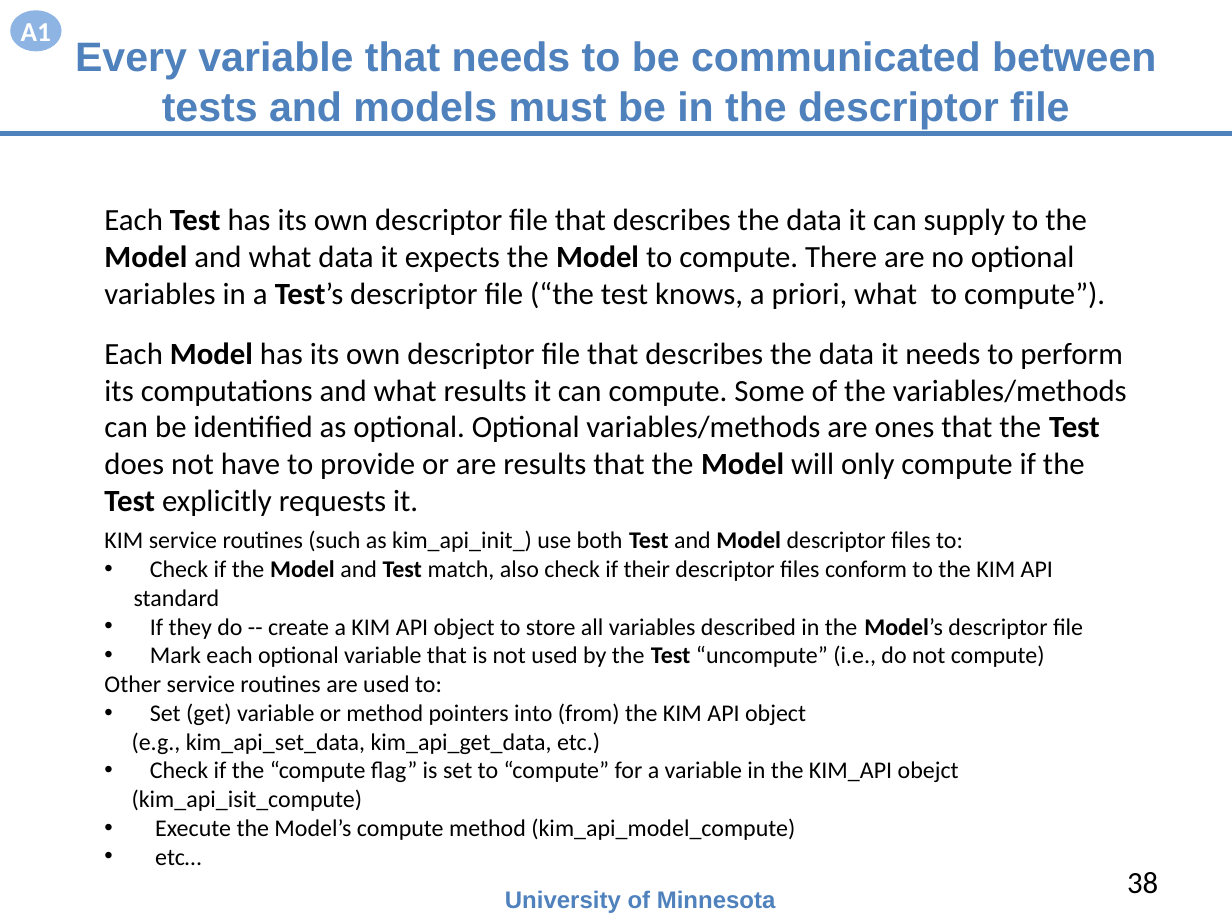
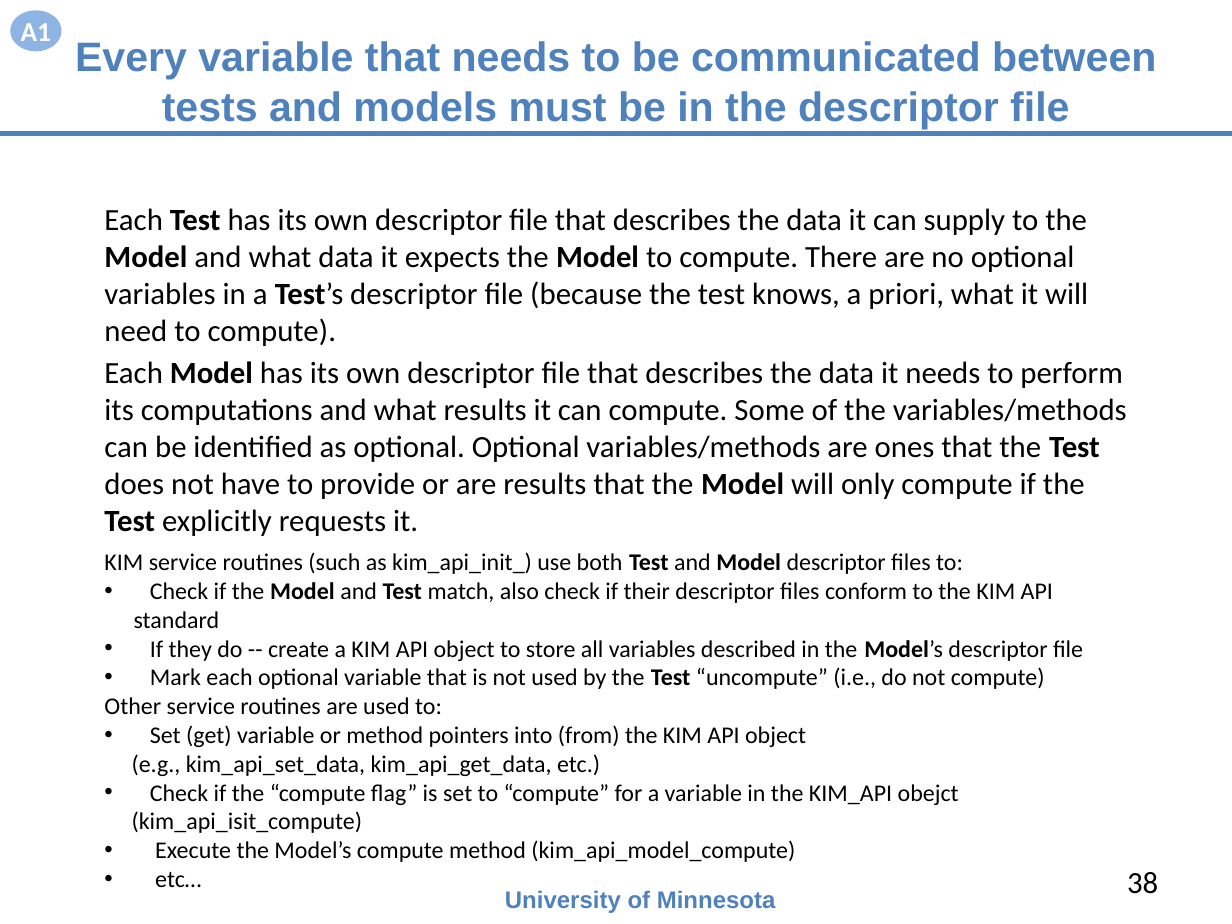
Before and after one commit to openkim/kim-api, a slide deck: slide 38 of DOCs/openkim-api-introduction.pptx. Drawn at 1232x924 pixels with LibreOffice and Linux fonts; fonts in the diff are those of the drawing. Boxes give left, top, right and bottom in pixels: in the first picture for what was removed or moved away, otherwise in the second. Text is boxed around its words. In the diff, an @@ line names an element or a change of style, - is before the commit and + after.

```diff
--- a/DOCs/openkim-api-introduction.pptx
+++ b/DOCs/openkim-api-introduction.pptx
@@ text at (104, 208, 1088, 346): text changed @@
-Each Test has its own descriptor file that describes the data it can supply to the Model and what data it expects the Model to compute. There are no optional variables in a Test’s descriptor file (“the test knows, a priori, what to compute”).
+Each Test has its own descriptor file that describes the data it can supply to the Model and what data it expects the Model to compute. There are no optional variables in a Test’s descriptor file (because the test knows, a priori, what it will need to compute).
@@ text "Each Model has its own ...": place and size @@
-text "Each Model has its own ..." at (104, 342, 1127, 516)
+text "Each Model has its own ..." at (104, 361, 1127, 536)
@@ text "KIM service routines (such as ...": place and size @@
-text "KIM service routines (such as ..." at (104, 530, 1083, 840)
+text "KIM service routines (such as ..." at (104, 552, 1083, 862)
```
Also in this commit, not shown: 20 other slides changed, 1 slide added, 7 slides removed, 2 other files.
